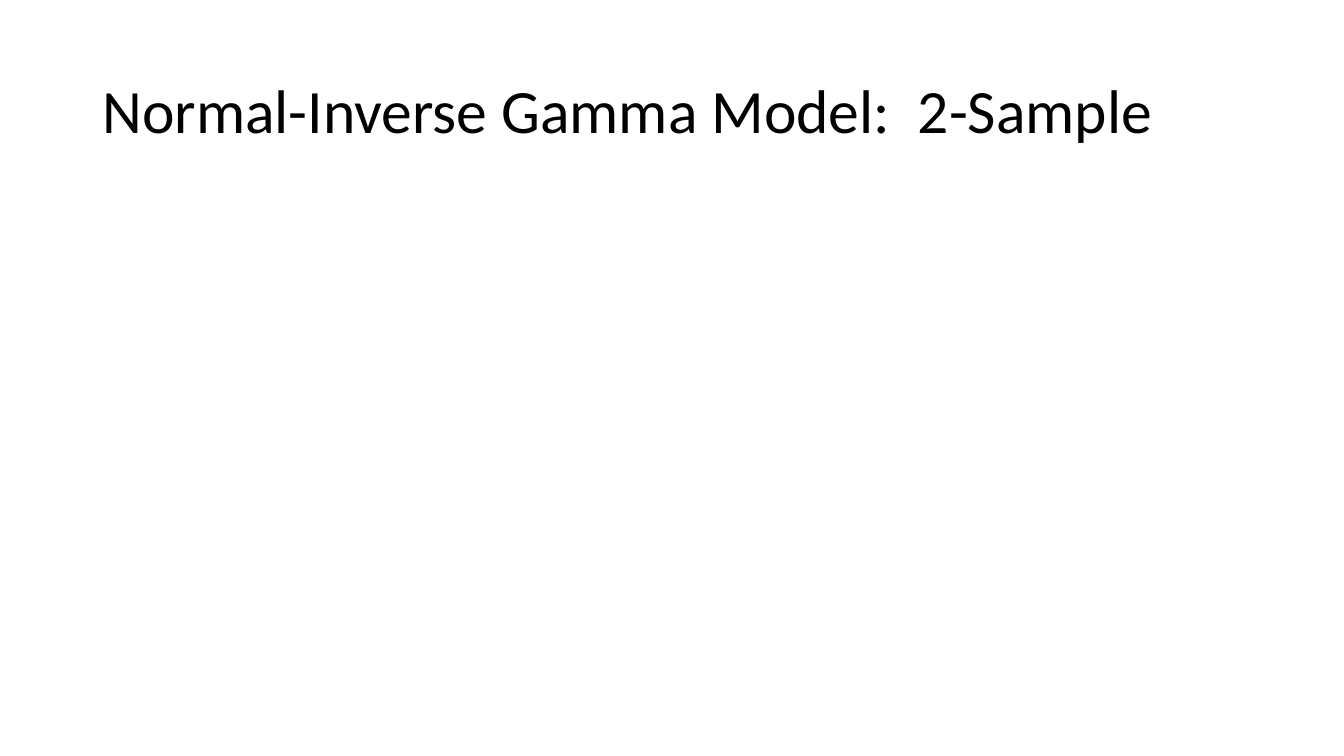
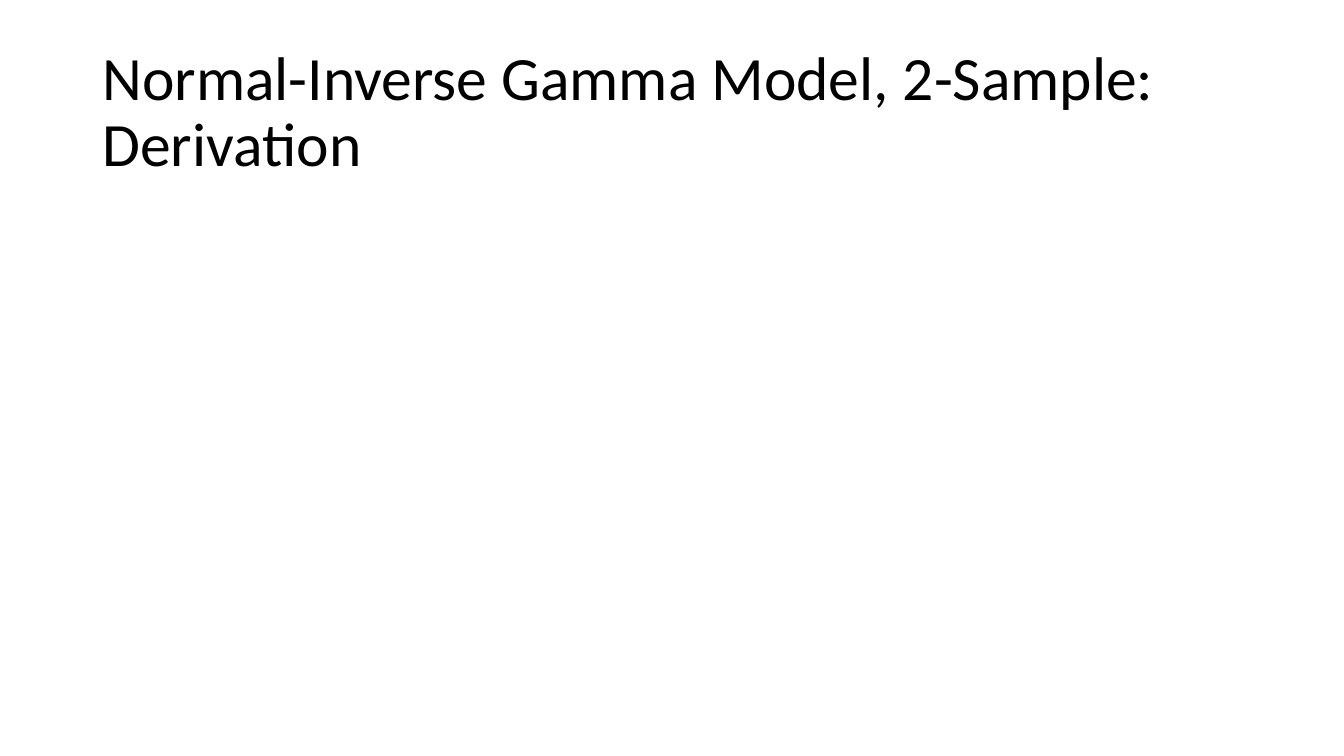
Before and after one commit to vgharris3/predictiveInference, a slide deck: slide 30 of Thesis_Files/ThesisDefense.pptx (slide 19 before the commit). Drawn at 1344x756 pixels with LibreOffice and Linux fonts; fonts in the diff are those of the drawing; grey boxes stand for pictures. Boxes give left, top, right and bottom in pixels: in the first picture for what was removed or moved away, otherwise in the second. Text is boxed around its words. In the diff, an @@ line names an element or a change of style, - is before the commit and + after.

```diff
--- a/Thesis_Files/ThesisDefense.pptx
+++ b/Thesis_Files/ThesisDefense.pptx
@@ title at (x1=102, y1=57, x2=1153, y2=167): text changed @@
-Normal-Inverse Gamma Model: 2-Sample
+Normal-Inverse Gamma Model, 2-Sample:
+Derivation
```
Also in this commit, not shown: 10 other slides changed, 14 slides added, 8 other files.
